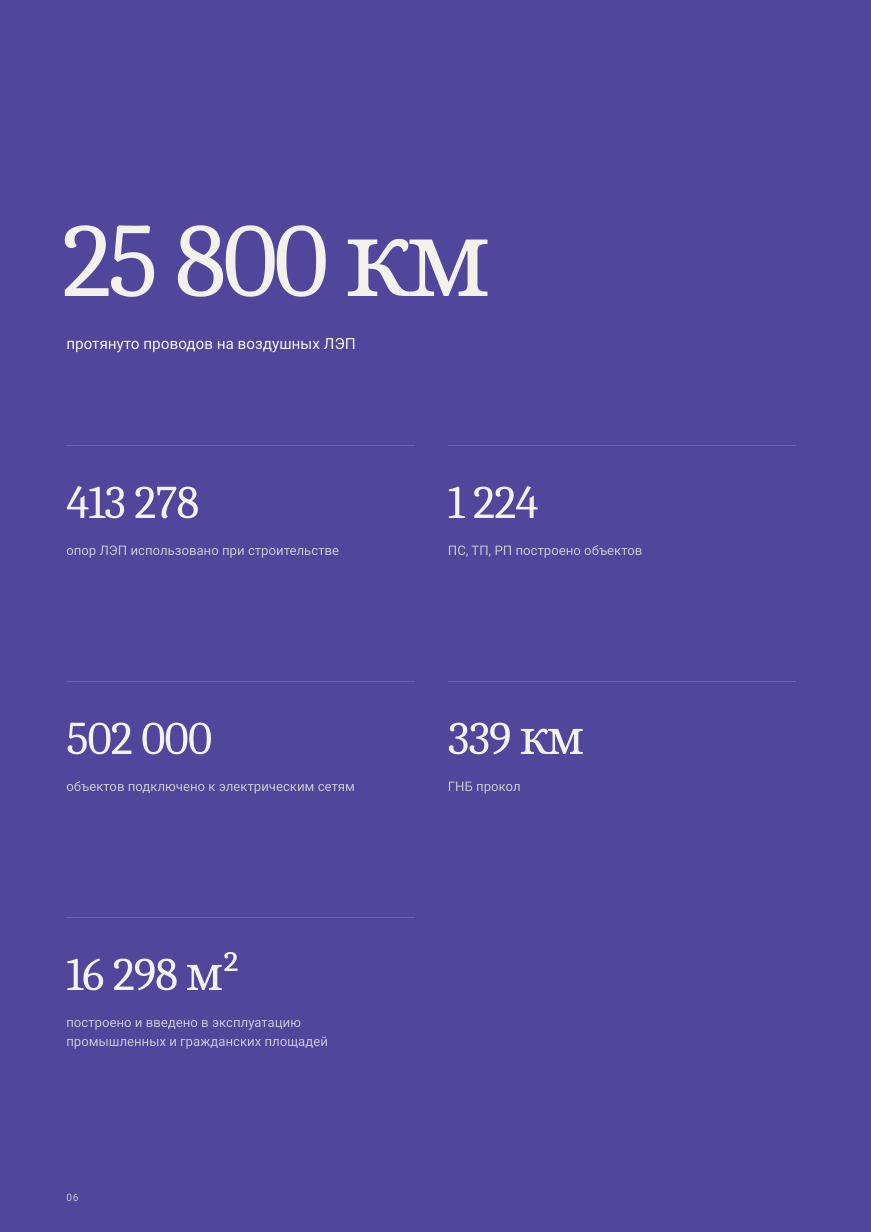
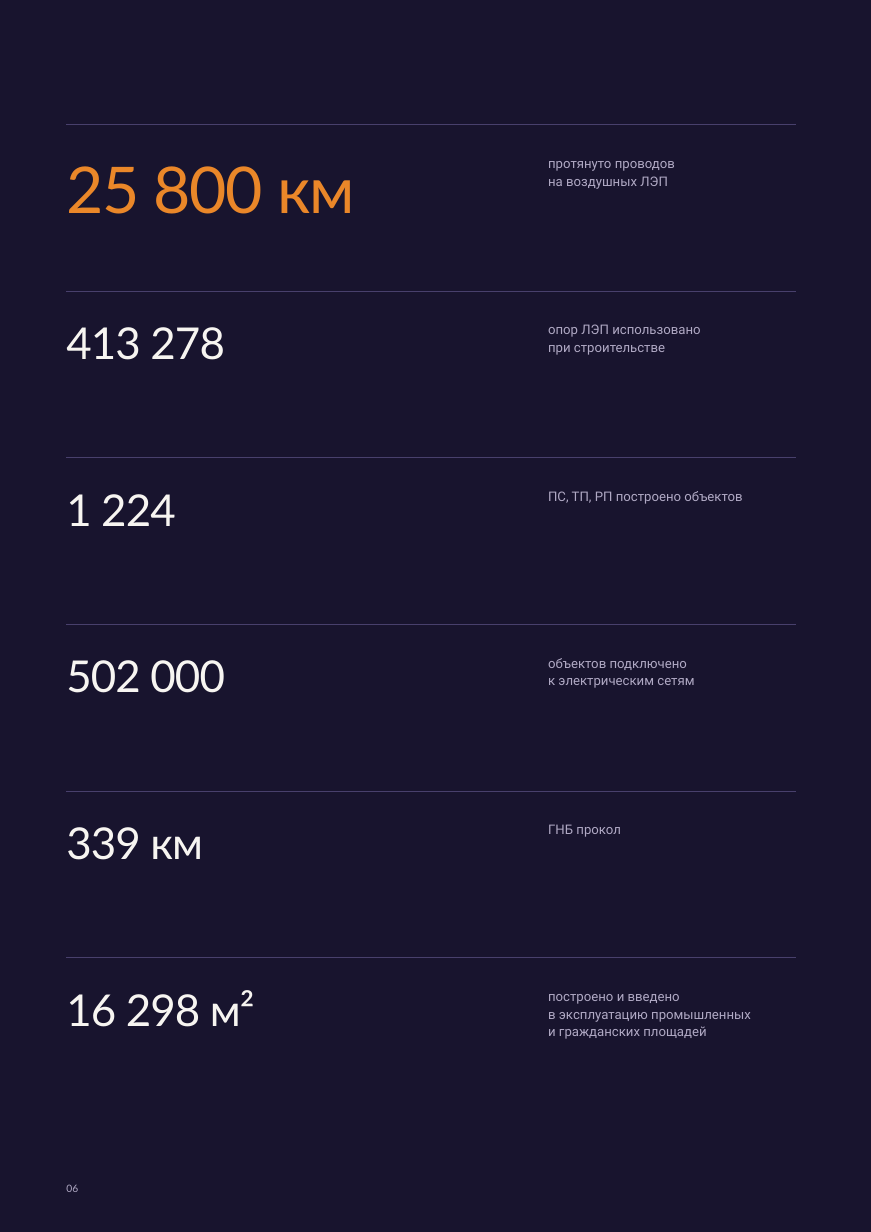
Before and after one commit to dkaratsapov-web/energo, a slide deck: slide 6 of presentation-project/12_catalog-premium/presentation.pptx. Drawn at 871x1232 pixels with LibreOffice and Linux fonts; fonts in the diff are those of the drawing. Boxes give left, top, right and bottom in pixels: in the first picture for what was removed or moved away, otherwise in the second. Text is boxed around its words. In the diff, an @@ line names an element or a change of style, - is before the commit and + after.

```diff
--- a/presentation-project/12_catalog-premium/presentation.pptx
+++ b/presentation-project/12_catalog-premium/presentation.pptx
@@ rectangle at [0, 0, 871, 1231]: fill #52469C to #18142E @@
@@ line added from (66, 124) to (796, 124), #48406C 0.5 pt @@
@@ text "25 800 км": place and size @@
-text "25 800 км" at [62, 225, 491, 297]
+text "25 800 км" at [66, 166, 355, 214]
@@ text "25 800 км" at [66, 166, 355, 214]: size 72 to 44 pt, font Cambria to Lato, text colour #F3F1EC to #EA8729, letter spacing -2.2 to -0.9 pt; line spacing 72pt to 44pt @@
@@ text at [548, 161, 675, 189]: text changed; size 10.5 to 9 pt; text colour #F3F1EC to #B0A9C4 @@
-протянуто проводов на воздушных ЛЭП
+протянуто проводов
+на воздушных ЛЭП
@@ line added from (66, 291) to (796, 291), #48406C 0.5 pt @@
@@ text "413 278": place and size @@
-text "413 278" at [66, 486, 199, 519]
+text "413 278" at [66, 327, 225, 360]
@@ text at [548, 324, 700, 355]: text changed; text colour #CAC7D1 to #B0A9C4 @@
-опор ЛЭП использовано при строительстве
+опор ЛЭП использовано
+при строительстве
@@ line removed from (66, 446) to (415, 446) @@
@@ line removed from (448, 446) to (796, 446) @@
@@ line added from (66, 457) to (796, 457), #48406C 0.5 pt @@
@@ text "1 224": place and size @@
-text "1 224" at [448, 486, 538, 518]
+text "1 224" at [66, 494, 176, 526]
@@ text "ПС, ТП, РП построено объектов" at [548, 491, 742, 504]: text colour #CAC7D1 to #B0A9C4; line spacing 12.8pt to 12.2pt @@
@@ text "ПС, ТП, РП построено объектов": place and size @@
-text "ПС, ТП, РП построено объектов" at [448, 545, 642, 558]
+text "ПС, ТП, РП построено объектов" at [548, 491, 742, 504]
@@ line added from (66, 625) to (796, 625), #48406C 0.5 pt @@
@@ text "502 000": place and size @@
-text "502 000" at [66, 722, 212, 755]
+text "502 000" at [66, 660, 225, 693]
@@ text at [548, 658, 694, 688]: text changed; text colour #CAC7D1 to #B0A9C4 @@
-объектов подключено к электрическим сетям
+объектов подключено
+к электрическим сетям
@@ line removed from (66, 681) to (415, 681) @@
@@ line removed from (448, 681) to (796, 681) @@
@@ line added from (66, 791) to (796, 791), #48406C 0.5 pt @@
@@ size 32 to 30 pt, font Cambria to Lato, text colour #F3F1EC to #F7F5F1; line spacing 32pt to 30pt in 5 elements at [66, 990, 255, 1027], [66, 660, 225, 693], [66, 327, 225, 360], [66, 494, 176, 526], [66, 827, 203, 860] @@
@@ text "339 км": place and size @@
-text "339 км" at [448, 722, 585, 755]
+text "339 км" at [66, 827, 203, 860]
@@ text "ГНБ прокол": place and size @@
-text "ГНБ прокол" at [448, 781, 521, 794]
+text "ГНБ прокол" at [548, 824, 621, 837]
@@ text "ГНБ прокол" at [548, 824, 621, 837]: text colour #CAC7D1 to #B0A9C4; line spacing 12.8pt to 12.2pt @@
@@ line removed from (66, 917) to (415, 917) @@
@@ line added from (66, 957) to (796, 957), #48406C 0.5 pt @@
@@ text "16 298 м²": place and size @@
-text "16 298 м²" at [66, 958, 178, 991]
+text "16 298 м²" at [66, 990, 255, 1027]
@@ text at [548, 994, 751, 1039]: text changed; text colour #CAC7D1 to #B0A9C4 @@
-построено и введено в эксплуатацию
-промышленных и гражданских площадей
+построено и введено
+в эксплуатацию промышленных
+и гражданских площадей
@@ text "06" at [66, 1184, 78, 1192]: font Roboto to Lato, text colour #CAC7D1 to #B0A9C4, letter spacing 0.6 to 0.1 pt; line spacing 8.8pt to 7pt @@
```
Also in this commit, not shown: 31 other slides changed, 15 other files.
